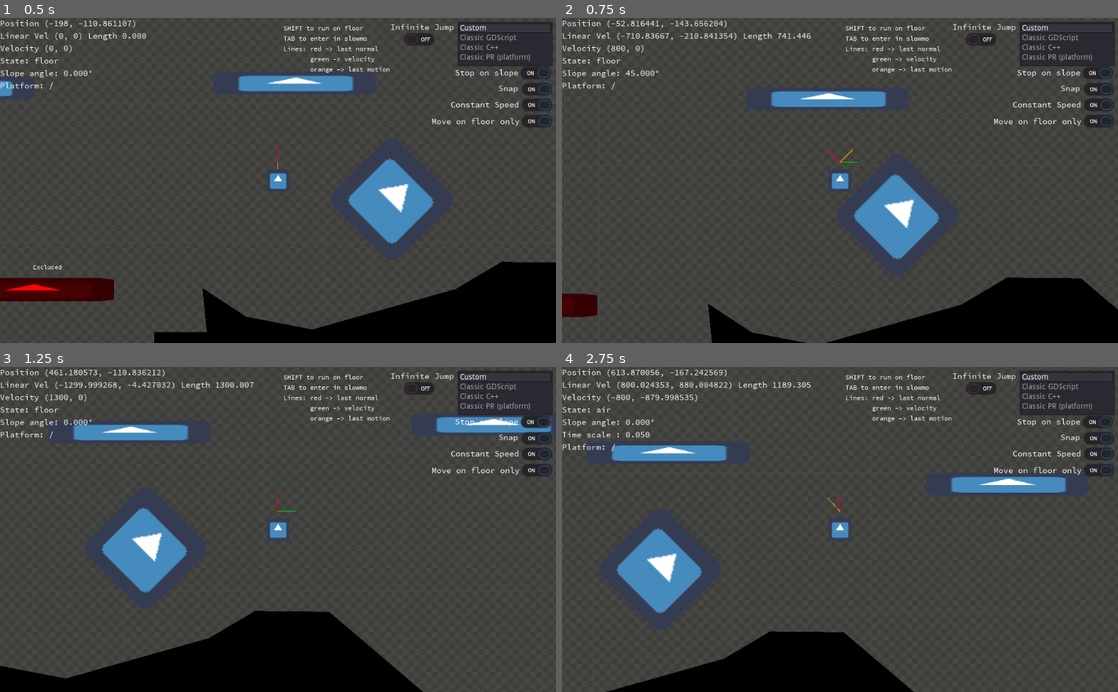
Above: before the commit, frames 1-4 (two rows, left to right).
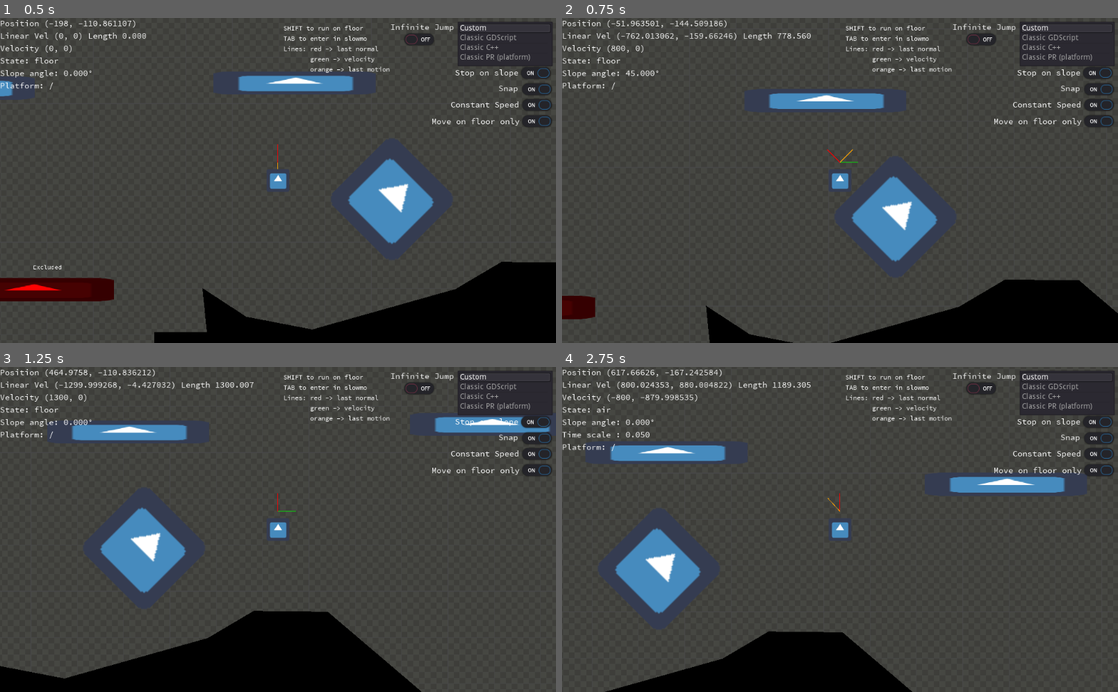
Above: after the commit, the same moments.

Repository: fabriceci/move_and_slide
Game: Godot game, scene res://World.tscn
The game is run twice, just before and just after one commit, with the same random seed, the same clock (stepped at 60 frames per second) and the same inputs. The engine's default icon, where the game draws it, is replaced by a stand-in: a white triangle on a blue panel in a dark square.
Inputs:
- Up to frame 1 (0.5 s): no input
- Up to frame 2 (0.75 s): tap Enter (ui_accept) at 0.5 s; hold Right (ui_right) from 0.53 s (still down); hold Shift (run) from 0.53 s (still down)
- Up to frame 3 (1.25 s): keep holding Right (ui_right); keep holding Shift (run); tap Enter (ui_accept) at 0.77 s
- Up to frame 4 (2.75 s): release Shift (run) at 1.28 s; tap Tab (slow) at 1.35 s; tap Enter (ui_accept) at 1.52 s; release Right (ui_right) at 2.03 s; hold Left (ui_left) from 2.03 s (still down); hold Shift (run) from 2.03 s (still down)

Frame 1 is identical in both runs. In frame 2, 1.8% of the frame differs, in the area x 0-100%, y 0-100%; in frame 3, 0.7%; in frame 4, 0.8%.

Commit message:
typo

Diff:
--- a/Player/global.gd
+++ b/Player/global.gd
@@ -11,7 +11,7 @@
 # move and slide
 var APPLY_SNAP := true
 var SNAP_FORCE := Vector2.UP * -50
-var CONSTANT_SPEED_ON_FLOOR := false
+var CONSTANT_SPEED_ON_FLOOR := true
 var MOVE_ON_FLOOR_ONLY := true
 var STOP_ON_SLOPE := true
 var MAX_ANGLE_DEG := 45.0
